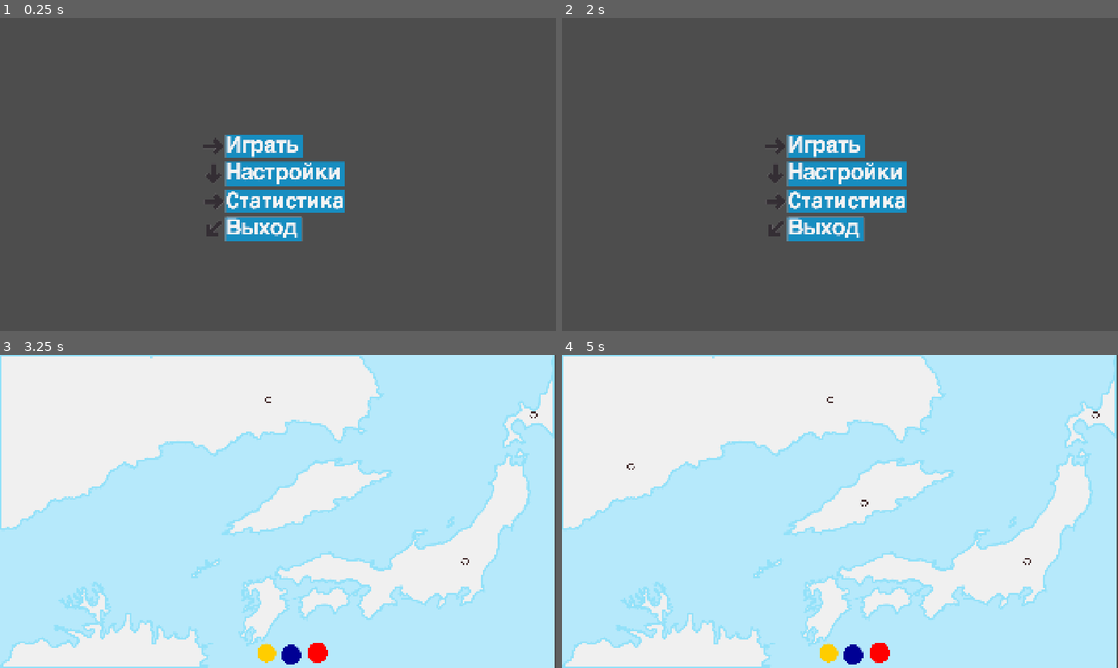
Above: before the commit, frames 1-4 (two rows, left to right).
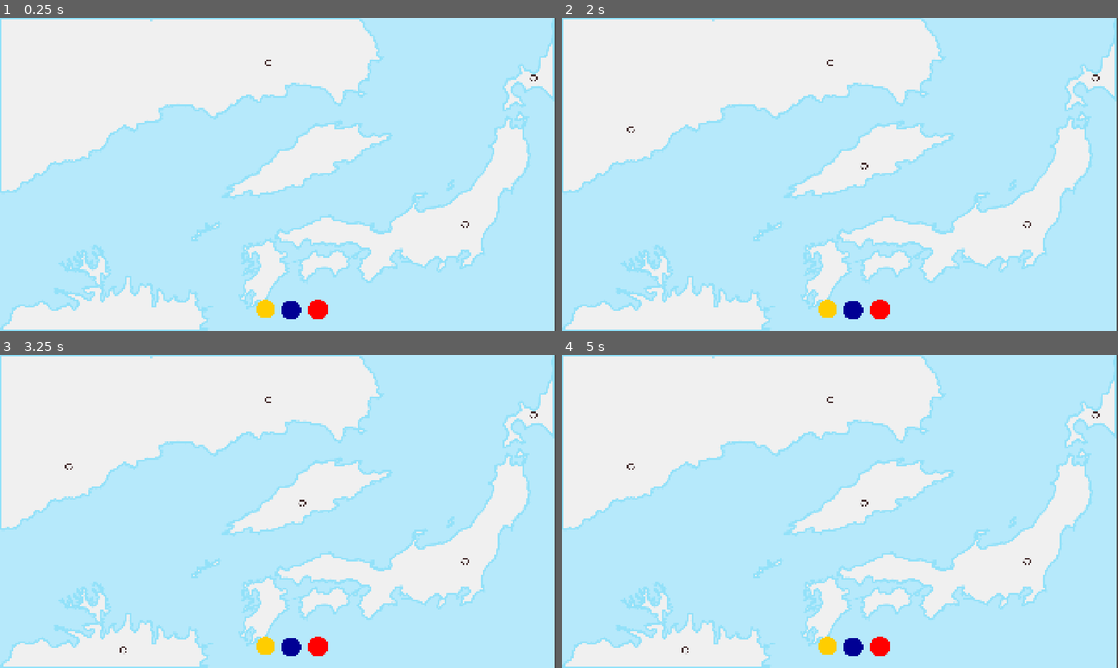
Above: after the commit, the same moments.

Repository: top-it-090304/Holding-Pattern
Game: Godot game, scene res://scene/Main.tscn
Same seed, same stepped clock (60 frames per second), same inputs: the game is played once before the commit and once after it. Before the commit the project starts from res://scene/StartMenu.tscn. Video files are missing from this copy of the repository; at most half a second of black plays in their place.
Inputs (mouse positions are in pixels of both pictures, inside the frame that each line leads up to; where the layout moved, square brackets give the same spot in the first picture):
- Up to frame 1 (0.25 s): no input
- Up to frame 2 (2 s): click (828, 309) at 0.52 s; click (851, 309) at 1.27 s
- Up to frame 3 (3.25 s): click (316, 646) at 2.02 s; click (255, 483) at 2.77 s
- Up to frame 4 (5 s): click (828, 646) [828, 652] at 3.5 s; click (851, 646) [851, 655] at 4.25 s

The runs differ from the first frame. In frame 1, 99% of the frame differs, in the area x 0-100%, y 0-100%; in frame 2, 99%; in frame 3, 0.5%; in frame 4, 0.5%.

Commit message:
limited planes for each line

Diff:
--- a/project.godot
+++ b/project.godot
@@ -11,10 +11,14 @@
 [application]
 
 config/name="Air Rout"
-run/main_scene="uid://dggwktu3dwg6x"
+run/main_scene="uid://w3majmenhb7r"
 config/features=PackedStringArray("4.6", "Forward Plus")
 run/max_fps=60
 config/icon="res://objects/icon.svg"
+
+[autoload]
+
+GameData="*uid://b8gyqpk7m3yjq"
 
 [display]
 
--- a/scene/Main.tscn
+++ b/scene/Main.tscn
@@ -49,10 +49,10 @@
 
 [node name="YellowButton" type="Button" parent="." unique_id=1877033529]
 modulate = Color(1, 1, 0, 1)
-offset_left = 883.0
-offset_top = 991.00006
-offset_right = 1091.0
-offset_bottom = 1199.0
+offset_left = 879.99994
+offset_top = 967.0
+offset_right = 1088.0
+offset_bottom = 1175.0
 scale = Vector2(0.36157924, 0.36157924)
 toggle_mode = true
 button_pressed = true
@@ -63,10 +63,10 @@
 
 [node name="BlueButton" type="Button" parent="." unique_id=1888030756]
 modulate = Color(0, 0, 1, 1)
-offset_left = 965.0
-offset_top = 995.0
+offset_left = 965.00006
+offset_top = 968.00006
 offset_right = 1173.0
-offset_bottom = 1203.0
+offset_bottom = 1176.0
 scale = Vector2(0.38400003, 0.38400003)
 toggle_mode = true
 action_mode = 0
@@ -76,10 +76,10 @@
 
 [node name="RedButton" type="Button" parent="." unique_id=1218500919]
 modulate = Color(1, 0, 0, 1)
-offset_left = 1055.0
-offset_top = 985.0
-offset_right = 1263.0
-offset_bottom = 1193.0
+offset_left = 1057.0
+offset_top = 964.0
+offset_right = 1265.0
+offset_bottom = 1172.0
 scale = Vector2(0.4, 0.4)
 toggle_mode = true
 action_mode = 0
--- /dev/null
+++ b/scripts/GameData.gd
@@ -0,0 +1,8 @@
+extends Node
+
+var lines_data = {
+	"current color" = "yellow",  "current hex color" = Color(1, 1, 0, 0.7),
+	"yellow planes count" = 0,  "is yellow" = false,  "yellow curves" = [],
+	"blue planes count"  =  0,  "is blue"  =  false,  "blue curves"  =  [],
+	"red planes count"  =   0,  "is red"  =   false,  "red curves"   =  []
+}
--- a/scripts/Main.gd
+++ b/scripts/Main.gd
@@ -10,8 +10,7 @@
 var is_drawing: bool = false
 var pred_line: Line2D
 
-var line_color = Color(1, 1, 0, 0.7)
-signal color_changed(new_color)
+var lines_data = GameData.lines_data
 
 func _ready():
 	pred_line = Line2D.new()
@@ -58,7 +57,7 @@
 func create_route(a, b):
 	var route = route_scene.instantiate()
 	add_child(route)
-	route.create_line(a, b, line_color)
+	route.create_line(a, b, lines_data)
 
 func stop_draw():
 	selected_airport = null
@@ -79,16 +78,16 @@
 
 ## кнопки
 func _on_yb_toggled(_t):
-	line_color = Color(1, 1, 0, 0.7)
-	color_changed.emit(line_color)
+	lines_data["current color"] = "yellow"
+	lines_data["current hex color"] = Color(1, 1, 0, 0.7)
 
 func _on_bb_toggled(_t):
-	line_color = Color(0, 0, 1, 0.7)
-	color_changed.emit(line_color)
+	lines_data["current color"] = "blue"
+	lines_data["current hex color"] = Color(0, 0, 1, 0.7)
 
 func _on_rb_toggled(_t):
-	line_color = Color(1, 0, 0, 0.7)
-	color_changed.emit(line_color)
+	lines_data["current color"] = "red"
+	lines_data["current hex color"] = Color(1, 0, 0, 0.7)
 
 func _on_spawn_timer_timeout():
 	spawn_airport()
--- a/scripts/Plane.gd
+++ b/scripts/Plane.gd
@@ -4,6 +4,7 @@
 var t: float = 0.0
 var speed: float = 0.4
 var forward: bool = true
+var lines_data = GameData.lines_data
 
 func setup_with_curve(curve: Curve2D):
 	flight_path = curve
@@ -20,7 +21,6 @@
 			print("Reload")
 	else:
 		t -= speed * delta
-
 		if t <= 0.0:
 			t = 0.0
 			arrival()
@@ -33,6 +33,9 @@
 	position = new_pos
 
 func arrival():
+
+
+
 	forward = !forward
 	set_process(false)
 	await get_tree().create_timer(0.8).timeout
--- a/scripts/Route.gd
+++ b/scripts/Route.gd
@@ -2,12 +2,13 @@
 
 var plane_scene = load("res://scene/Plane.tscn")
 
-func create_line(airport_a, airport_b, new_color):
+
+func create_line(airport_a, airport_b, lines_data):
 
 	var line = Line2D.new()
 	add_child(line)
 	line.width = 4.0
-	line.default_color = new_color
+	line.default_color = lines_data["current hex color"]
 	line.z_index = -1
 
 	var curve = Curve2D.new()
@@ -25,7 +26,12 @@
 
 	line.points = curve.get_baked_points()
 
-	if plane_scene:
-		var plane = plane_scene.instantiate()
-		add_child(plane)
-		plane.setup_with_curve(curve)
+	lines_data[lines_data["current color"] + " curves"].append(curve)
+	if not(lines_data["is " + lines_data["current color"]]):
+		if plane_scene:
+			var plane = plane_scene.instantiate()
+			add_child(plane)
+			plane.setup_with_curve(curve)
+
+			lines_data["is " + lines_data["current color"]] = true
+			lines_data[lines_data["current color"] + " planes count"] += 1
Not shown, added: scripts/GameData.gd.uid
